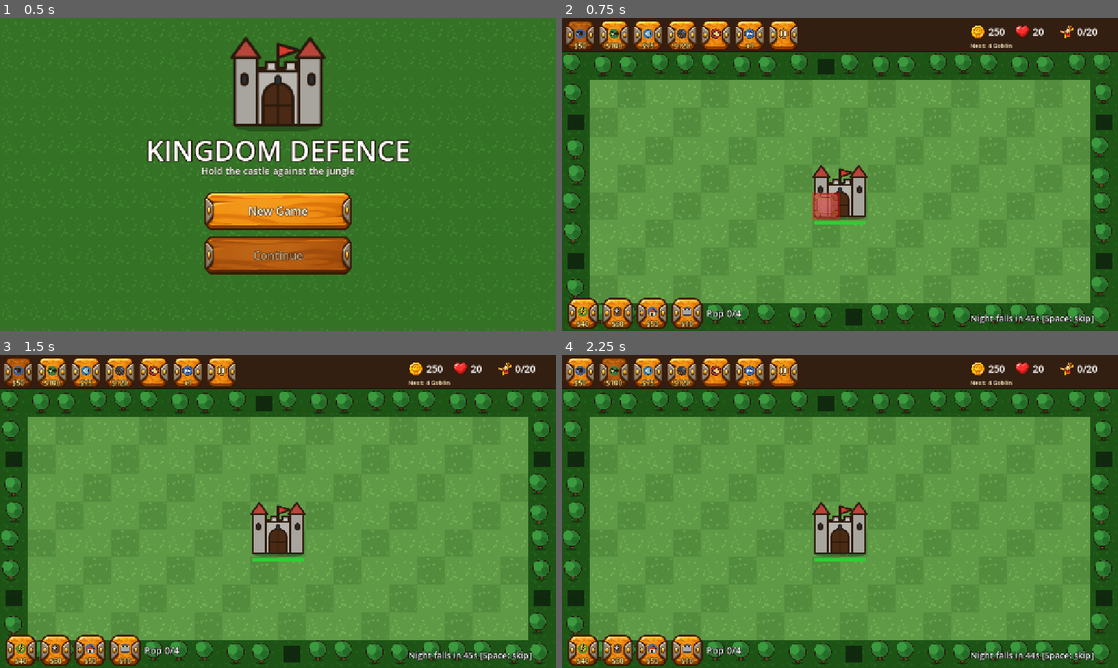
Above: before the commit, frames 1-4 (two rows, left to right).
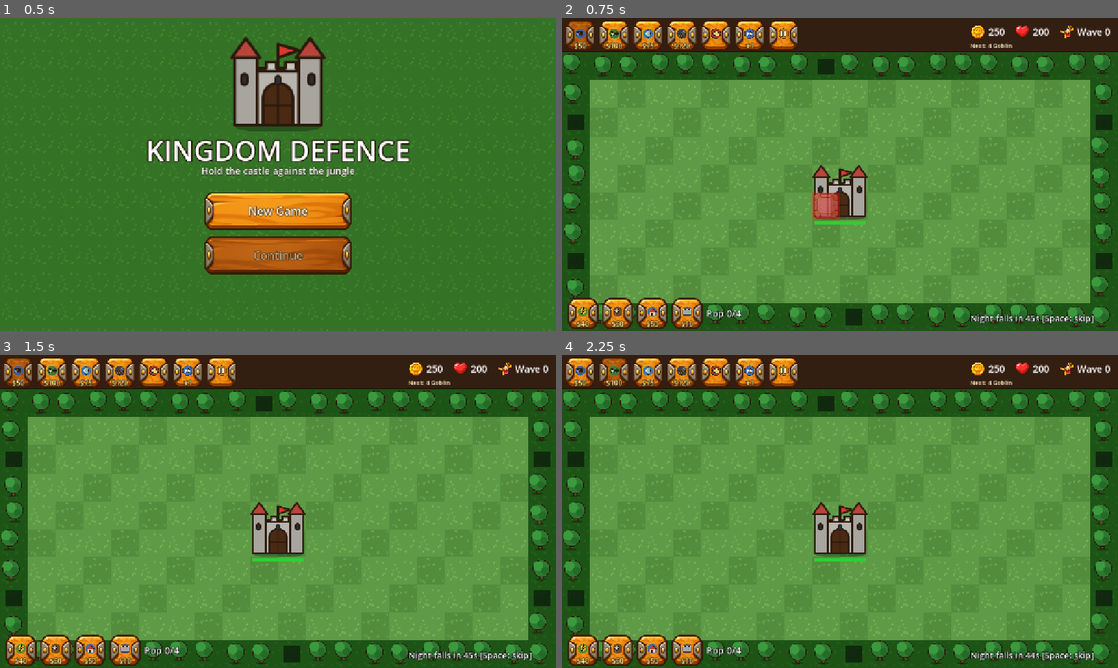
Above: after the commit, the same moments.

Repository: Sosakpanha/Tower-defence
Game: Godot game, scene res://menu.tscn
Two runs of this game, one before a commit and one after it. Both use one fixed random seed, a clock stepped at 60 frames per second and the inputs below.
Inputs:
- Up to frame 1 (0.5 s): no input
- Up to frame 2 (0.75 s): click "New Game" at 0.5 s
- Up to frame 3 (1.5 s): click "$50" at 1.25 s
- Up to frame 4 (2.25 s): click "$100" at 2 s

Frame 1 is identical in both runs. In frame 2, 0.1% of the frame differs, in the area x 86-99%, y 3-6%; in frame 3, 0.1%; in frame 4, 0.1%.

Commit message:
Endless waves; enemies attack towers and keep hitting the castle until killed; towers have HP
Co-Authored-By: Claude Sonnet 5.5 <noreply@anthropic.com>

Diff:
--- a/core/config.gd
+++ b/core/config.gd
@@ -9,8 +9,9 @@
 const SCREEN := Vector2(1280, 720)
 
 const START_GOLD := 250
-const CASTLE_HP := 20
-const MAX_WAVE := 20
+const CASTLE_HP := 200
+const TOWER_HP := 150.0           # level 1; x1.5 / x2 on upgrade
+const CASTLE_DMG_FACTOR := 0.5    # castle damage per second = enemy attack x this
 const SELL_REFUND := 0.7
 const FIRST_DAY_SECONDS := 45.0  # build time before wave 1
 const DAY_SECONDS := 30.0        # build time between later waves
--- a/enemy.gd
+++ b/enemy.gd
@@ -12,7 +12,7 @@
 }
 
 signal died(enemy: Enemy)
-signal reached_end(enemy: Enemy)  # reached the castle
+signal hit_castle(damage: int)   # standing at the castle and hitting it
 
 var pathing: Pathing
 var points: Array[Vector2] = []
@@ -30,7 +30,8 @@
 var base_tint := Color.WHITE
 var atk_damage := 8.0     # damage to buildings per hit
 var atk_cooldown := 0.0
-var atk_range := 0.0      # >0: ranged, shoots buildings in range while walking on
+var atk_range := 0.0      # >0: ranged, shoots towers/buildings in range while walking on
+var at_castle := false    # reached the castle: stays and attacks until killed
 
 
 func setup(path: Pathing, spawn: Vector2i, kind_name: String, wave: int) -> void:
@@ -41,11 +42,11 @@
 	pathing.changed.connect(_repath)
 	var st: Dictionary = KINDS.get(kind_name, KINDS.normal)
 	var scale_hp := 1.0 + wave * 0.25 + wave * wave * 0.016
-	speed = st.speed
+	speed = st.speed * minf(1.6, 1.0 + wave * 0.01)
 	max_hp = st.hp * scale_hp
-	reward = st.reward
+	reward = int(st.reward * (1.0 + wave * 0.04))
 	radius = st.radius
-	atk_damage = st.atk
+	atk_damage = st.atk * (1.0 + wave * 0.08)
 	atk_range = st.get("range", 0.0)
 	hp = max_hp
 	_build_sprite(kind)
@@ -119,9 +120,12 @@
 	sprite.speed_scale = mult
 	sprite.modulate = base_tint * Color(0.6, 0.9, 1.0) if slow_timer > 0.0 else base_tint
 	atk_cooldown -= delta
+	if at_castle:
+		_attack_castle()
+		return
 	if atk_range > 0.0:
 		_shoot_nearby()
-	if _attack_blocker():
+	if _attack_tower() or _attack_blocker():
 		queue_redraw()
 		return
 	var move := speed * mult * delta
@@ -139,9 +143,8 @@
 			move = 0.0
 	_progress = -_remaining()
 	if target_idx >= points.size() or Config.is_castle(Config.world_to_cell(position)):
-		dead = true
-		reached_end.emit(self)
-		queue_free()
+		at_castle = true
+		_progress = 0.0
 	queue_redraw()
 
 
@@ -158,19 +161,47 @@
 	return true
 
 
-## Ranged raiders shoot the nearest building within `atk_range` while still walking.
+## Standing at the castle: hit it once a second until a tower kills this enemy.
+func _attack_castle() -> void:
+	if atk_cooldown <= 0.0:
+		atk_cooldown = 1.0
+		hit_castle.emit(maxi(1, roundi(atk_damage * Config.CASTLE_DMG_FACTOR)))
+
+
+## Melee raiders stop and hit any tower within reach until it falls. True = busy attacking.
+func _attack_tower() -> bool:
+	var t := _nearest_target(radius + 44.0, ["towers"])
+	if t == null:
+		return false
+	if atk_cooldown <= 0.0:
+		atk_cooldown = 1.0
+		t.take_damage(atk_damage)
+	return true
+
+
+## Nearest tower/building within `reach`. `groups` = node groups to search; buildings are
+## included when "buildings" is listed.
+func _nearest_target(reach: float, groups: Array) -> Node2D:
+	var best: Node2D = null
+	var best_d := reach
+	var pool: Array = []
+	for g in groups:
+		pool.append_array(pathing.occupants.values() if g == "buildings" else get_tree().get_nodes_in_group(g))
+	for n in pool:
+		if not is_instance_valid(n):
+			continue
+		var d := position.distance_to((n as Node2D).position)
+		if d <= best_d:
+			best_d = d
+			best = n as Node2D
+	return best
+
+
+## Ranged raiders shoot the nearest tower or building within `atk_range` while still walking.
 func _shoot_nearby() -> void:
 	if atk_cooldown > 0.0:
 		return
-	var best: Building = null
-	var best_d := atk_range
-	for b in pathing.occupants.values():
-		if not is_instance_valid(b):
-			continue
-		var d := position.distance_to((b as Node2D).position)
-		if d <= best_d:
-			best_d = d
-			best = b as Building
+	var best := _nearest_target(atk_range, ["towers", "buildings"])
 	if best:
 		atk_cooldown = 1.5
 		best.take_damage(atk_damage)
--- a/main.gd
+++ b/main.gd
@@ -6,7 +6,6 @@
 var selected := "gunner"      # tower type to build
 var speed_idx := 0
 var game_over := false
-var won := false
 
 var map := GameMap.new()
 var castle := Castle.new()
@@ -53,12 +52,13 @@
 	buildings.income.connect(func(n: int) -> void: gold += n; _update_hud())
 	buildings.changed.connect(_update_hud)
 	build_menu.building_chosen.connect(_select_building)
-	castle.destroyed.connect(func() -> void: _end_game(false))
+	castle.destroyed.connect(_end_game)
 	castle.damaged.connect(func(_hp: int) -> void: _update_hud())
 	waves.wave_started.connect(_on_wave_started)
 	waves.wave_cleared.connect(_on_wave_cleared)
 	waves.enemy_killed.connect(_on_enemy_killed)
-	waves.enemy_leaked.connect(_on_enemy_leaked)
+	waves.castle_hit.connect(_on_castle_hit)
+	tower_mgr.lost.connect(func(_c: Vector2i) -> void: _update_hud())
 	router.map = map
 	router.has_tower = func(c: Vector2i) -> bool: return towers.has(c)
 	router.preview_cell.connect(func(c: Vector2i) -> void: preview.pending = c)
@@ -105,8 +105,6 @@
 	hud.set_speed(Config.SPEEDS[speed_idx])
 	if wave_active:
 		hud.set_preview("Wave %d: %s" % [wave, WaveManager.describe(wave)])
-	elif wave >= Config.MAX_WAVE:
-		hud.set_preview("")
 	else:
 		hud.set_preview("Next: %s" % WaveManager.describe(wave + 1))
 	_refresh_tower_panel()
@@ -226,8 +224,7 @@
 
 func _on_wave_cleared(w: int) -> void:
 	gold += 20 + w * 5
-	if w >= Config.MAX_WAVE:
-		_end_game(true)
+	tower_mgr.heal_all()
 	_update_hud()
 	autosave()
 
@@ -237,9 +234,9 @@
 	_update_hud()
 
 
-func _on_enemy_leaked(_e: Enemy) -> void:
+func _on_castle_hit(damage: int) -> void:
 	sfx.play_sfx("leak", -3.0)
-	castle.take_damage(1)
+	castle.take_damage(damage)
 
 
 func set_paused(on: bool) -> void:
@@ -267,12 +264,11 @@
 	get_tree().reload_current_scene()
 
 
-func _end_game(victory: bool) -> void:
+func _end_game() -> void:
 	game_over = true
 	SaveGame.clear()
 	router.clear_pending()
 	router.enabled = false
-	won = victory
-	hud.show_message(("YOU WIN!" if victory else "GAME OVER") + "", victory)
-	sfx.play_sfx("win" if victory else "lose")
-	_update_hud()
+	hud.show_message("GAME OVER\nYou survived %d waves" % wave, false)
+	sfx.play_sfx("lose")
+	_update_hud()
--- a/systems/day_cycle.gd
+++ b/systems/day_cycle.gd
@@ -17,9 +17,8 @@
 	waves.wave_started.connect(func(w: int) -> void: _set_phase(true, w))
 	waves.wave_cleared.connect(func(w: int) -> void:
 		time_left = Config.DAY_SECONDS
-		enabled = w < Config.MAX_WAVE
-		if w < Config.MAX_WAVE:
-			_set_phase(false, w + 1))
+		enabled = true
+		_set_phase(false, w + 1))
 	phase_changed.emit(false, 1)
 
 
--- a/systems/save_game.gd
+++ b/systems/save_game.gd
@@ -62,4 +62,4 @@
 ## One-line description for the Continue button.
 static func summary() -> String:
 	var d := read()
-	return "Wave %d/%d  -  %d gold" % [d.get("wave", 0), Config.MAX_WAVE, d.get("gold", 0)] if not d.is_empty() else ""
+	return "Wave %d  -  %d gold" % [d.get("wave", 0), d.get("gold", 0)] if not d.is_empty() else ""
--- a/systems/tower_manager.gd
+++ b/systems/tower_manager.gd
@@ -5,6 +5,8 @@
 
 var towers := {}                  # Vector2i -> Tower
 var sel_cell := Vector2i(-1, -1)  # selected tower's cell, (-1,-1) = none
+signal lost(cell: Vector2i)   # a tower was destroyed by enemies
+
 var pathing: Pathing
 var projectiles: Node
 
@@ -20,6 +22,7 @@
 	t.position = Config.cell_center(c)
 	add_child(t)
 	towers[c] = t
+	t.destroyed.connect(func(_t: Tower) -> void: remove(c); lost.emit(c))
 	pathing.set_blocked(c, true)
 
 
@@ -33,6 +36,11 @@
 	towers.erase(c)
 	pathing.set_blocked(c, false)
 	return value
+
+
+func heal_all() -> void:
+	for t: Tower in towers.values():
+		t.heal_full()
 
 
 func select(c: Vector2i) -> void:
--- a/systems/wave_manager.gd
+++ b/systems/wave_manager.gd
@@ -5,7 +5,7 @@
 signal wave_started(wave: int)
 signal wave_cleared(wave: int)
 signal enemy_killed(enemy: Enemy)
-signal enemy_leaked(enemy: Enemy)
+signal castle_hit(damage: int)   # an enemy at the castle landed a hit
 
 var wave := 0
 var active := false
@@ -69,7 +69,7 @@
 	if not queue.is_empty():
 		timer -= delta
 		if timer <= 0.0:
-			timer = maxf(0.4, 1.0 - wave * 0.05)
+			timer = maxf(0.25, 1.0 - wave * 0.04)
 			_spawn(queue.pop_front())
 	elif enemies_node.get_child_count() == 0:
 		active = false
@@ -80,5 +80,5 @@
 	var e := Enemy.new()
 	e.setup(pathing, Config.SPAWN_CELLS.pick_random(), kind, wave)
 	e.died.connect(func(en: Enemy) -> void: enemy_killed.emit(en))
-	e.reached_end.connect(func(en: Enemy) -> void: enemy_leaked.emit(en))
+	e.hit_castle.connect(func(d: int) -> void: castle_hit.emit(d))
 	enemies_node.add_child(e)
--- a/tools/balance_test.gd
+++ b/tools/balance_test.gd
@@ -66,7 +66,7 @@
 	if frame < 3 or m.game_over:
 		if m.game_over and not done:
 			done = true
-			print("RESULT ", "WIN" if m.won else "LOSE at wave %d" % m.wave, " castle_hp=", m.lives, " gold=", m.gold)
+			print("RESULT ", "LOSE at wave %d" % m.wave, " castle_hp=", m.lives, " gold=", m.gold)
 		return m.game_over
 	while step < ORDER.size() and _try_step():
 		step += 1
@@ -80,4 +80,4 @@
 		if idle >= IDLE_BEFORE_WAVE:
 			idle = 0.0
 			m.start_wave()
-	return frame > 200000
+	return frame > 200000 or m.wave > 30   # endless mode: stop the bot at wave 30
--- a/tools/save_test.gd
+++ b/tools/save_test.gd
@@ -28,7 +28,7 @@
 		m.waves.wave = 4; m.castle.hp = 11; m.gold = 777
 		m.autosave()
 		ok("save file written", SaveGame.has_save())
-		ok("summary", SaveGame.summary() == "Wave 4/%d  -  777 gold" % Config.MAX_WAVE)
+		ok("summary", SaveGame.summary() == "Wave 4  -  777 gold")
 		m.queue_free()
 	if frame == 4:
 		SaveGame.pending = SaveGame.read()
--- a/tools/touch_test.gd
+++ b/tools/touch_test.gd
@@ -72,7 +72,7 @@
 		9:
 			ok("backgrounding pauses", paused)
 			m.set_paused(false)
-			m._end_game(false); wait = 3; step = 10
+			m._end_game(); wait = 3; step = 10
 		10:
 			shot("touch_04_gameover")
 			ok("game over shows restart", m.hud.overlay.visible and m.hud.overlay.restart_btn.visible)
--- a/tower.gd
+++ b/tower.gd
@@ -21,6 +21,11 @@
 const DMG_MULT := [1.0, 1.6, 2.4]
 const RANGE_MULT := [1.0, 1.1, 1.2]
 const RATE_MULT := [1.0, 0.85, 0.7]
+signal destroyed(tower: Tower)
+
+const HP_MULT := [1.0, 1.5, 2.0]
+var max_hp := Config.TOWER_HP
+var hp := Config.TOWER_HP
 var projectile_parent: Node
 var turret: Sprite2D
 
@@ -30,6 +35,7 @@
 	stats = TYPES[k]
 	spent = stats.cost
 	projectile_parent = proj_parent
+	add_to_group("towers")
 	var base := Sprite2D.new()
 	var art: String = stats.get("art", k)
 	base.texture = _tex("%s_base" % art)
@@ -69,7 +75,24 @@
 func upgrade() -> void:
 	spent += upgrade_cost()
 	level += 1
+	var new_max: float = Config.TOWER_HP * HP_MULT[level - 1]
+	hp += new_max - max_hp
+	max_hp = new_max
 	turret.scale = Vector2.ONE * (1.0 + 0.1 * (level - 1))
+	queue_redraw()
+
+
+func take_damage(amount: float) -> void:
+	if hp <= 0.0:
+		return
+	hp -= amount
+	queue_redraw()
+	if hp <= 0.0:
+		destroyed.emit(self)
+
+
+func heal_full() -> void:
+	hp = max_hp
 	queue_redraw()
 
 
@@ -106,6 +129,9 @@
 
 
 func _draw() -> void:
+	if hp < max_hp:
+		draw_rect(Rect2(-24, -36, 48, 5), Color(0, 0, 0, 0.6))
+		draw_rect(Rect2(-24, -36, 48 * clampf(hp / max_hp, 0, 1), 5), Color.ORANGE_RED)
 	if show_range:
 		draw_arc(Vector2.ZERO, get_range(), 0, TAU, 64, Color(1, 1, 1, 0.5), 2.0)
 	for i in level:
--- a/ui/hud.gd
+++ b/ui/hud.gd
@@ -38,7 +38,7 @@
 func set_stats(gold: int, lives: int, wave: int) -> void:
 	gold_label.text = str(gold)
 	lives_label.text = str(lives)
-	wave_label.text = "%d/%d" % [wave, Config.MAX_WAVE]
+	wave_label.text = "Wave %d" % wave
 
 
 func set_wave_button_disabled(disabled: bool) -> void:
@@ -129,7 +129,7 @@
 		info.add_child(icon)
 		var lbl: Label = pair[1]
 		lbl.add_theme_font_size_override("font_size", 22)
-		lbl.custom_minimum_size = Vector2(54, 0)
+		lbl.custom_minimum_size = Vector2(54 if lbl != wave_label else 100, 0)
 		lbl.vertical_alignment = VERTICAL_ALIGNMENT_CENTER
 		info.add_child(lbl)
 	preview_label.position = Vector2(940, 54)
